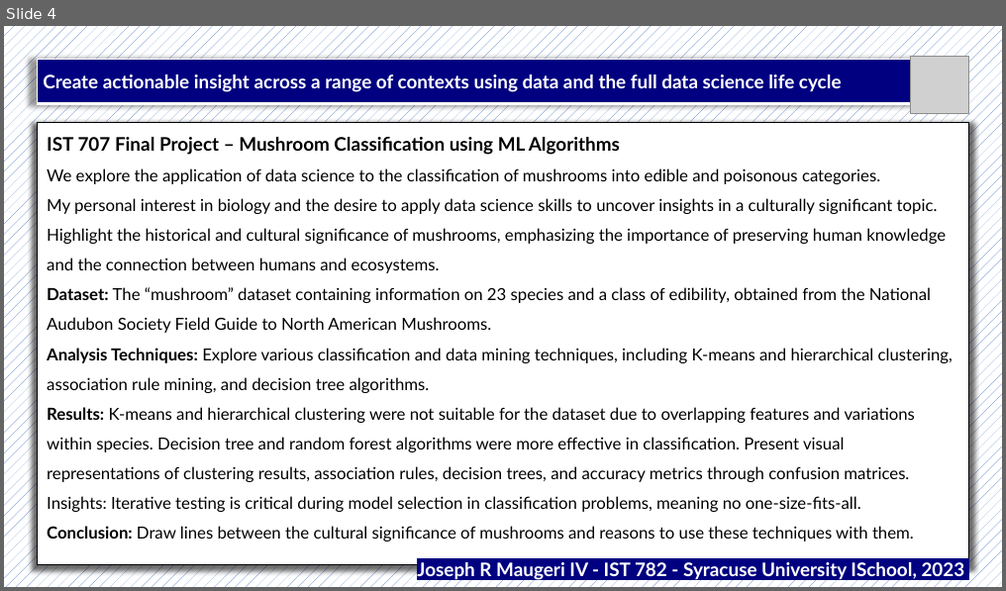
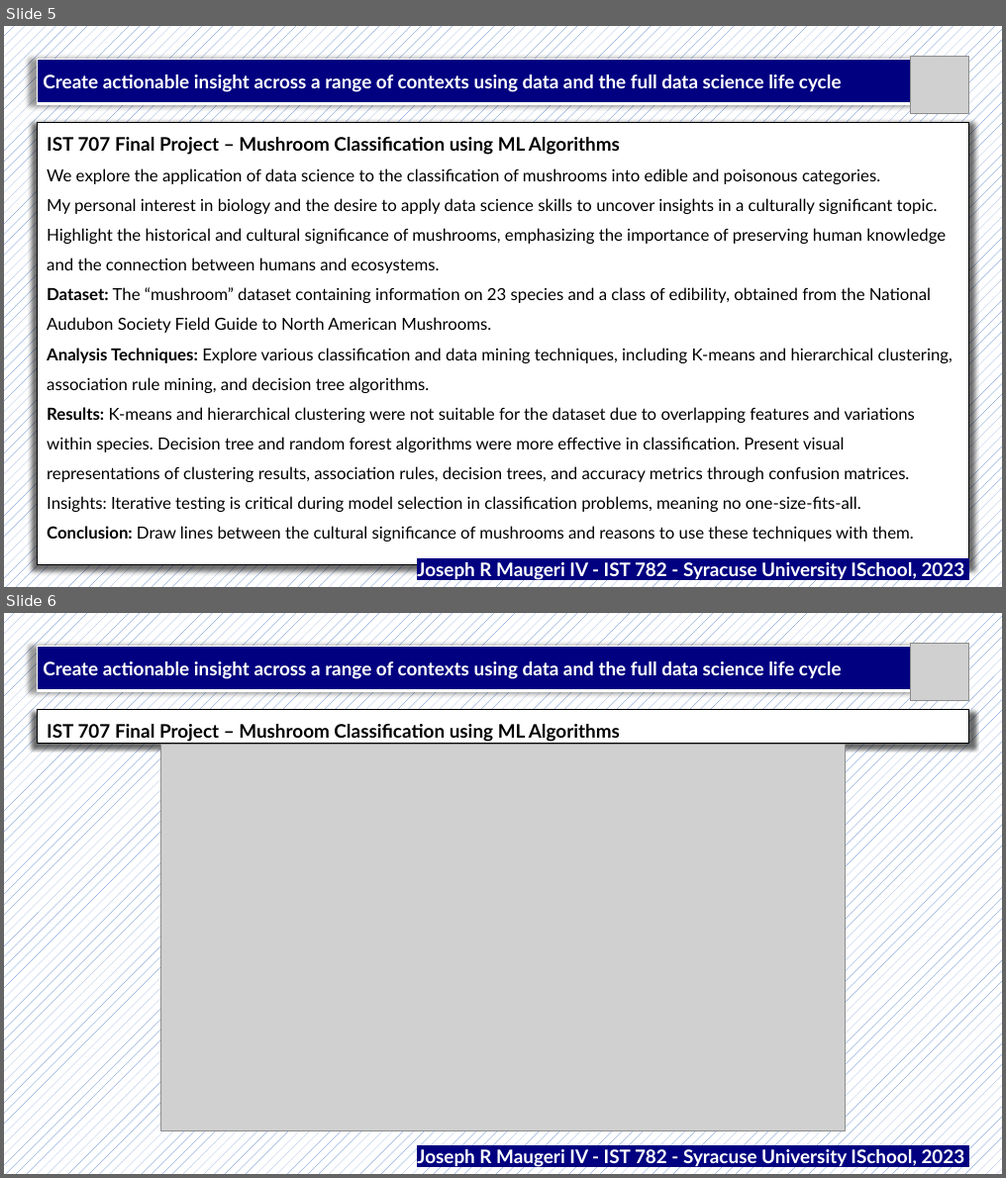
Before and after one commit to jrmaugeri/MS-ADS_Portfolio, a slide deck: Portfolio Presentation/IST782_Powerpoint_Maugeri.pptx. Shown one above the other, each under a label of ours: slide 4 before the commit, slides 5 and 6 after it. The pictures are 1006x591 and 1006x1178 pixels, drawn with LibreOffice and Linux fonts; fonts in the diff are those of the drawing; grey boxes stand for pictures. Boxes give left, top, right and bottom in pixels: in the first picture for what was removed or moved away, otherwise in the second. Text is boxed around its words. In the diff, an @@ line names an element or a change of style, - is before the commit and + after.

```diff
--- a/Portfolio Presentation/IST782_Powerpoint_Maugeri.pptx
+++ b/Portfolio Presentation/IST782_Powerpoint_Maugeri.pptx
@@ slide 6 added at (4, 613, 1002, 1174), background pattern #4472C4 on #FFFFFF @@
@@ table added at (37, 646, 910, 691), 1 rows, 1 columns @@
+Create actionable insight across a range of contexts using data and the full data science life cycle
@@ picture added at (911, 643, 969, 700) @@
@@ table added at (37, 709, 969, 746), 1 rows, 1 columns @@
+IST 707 Final Project – Mushroom Classification using ML Algorithms
@@ picture added at (160, 744, 846, 1131) @@
@@ text added at (417, 1150, 965, 1168), 18 pt, text #FFFFFF, bold @@
+Joseph R Maugeri IV - IST 782 - Syracuse University ISchool, 2023
@@ what was slide 4 is now slide 5 @@
```
Also in this commit, not shown: 5 slides changed, 7 other slides added, 3 other files.
